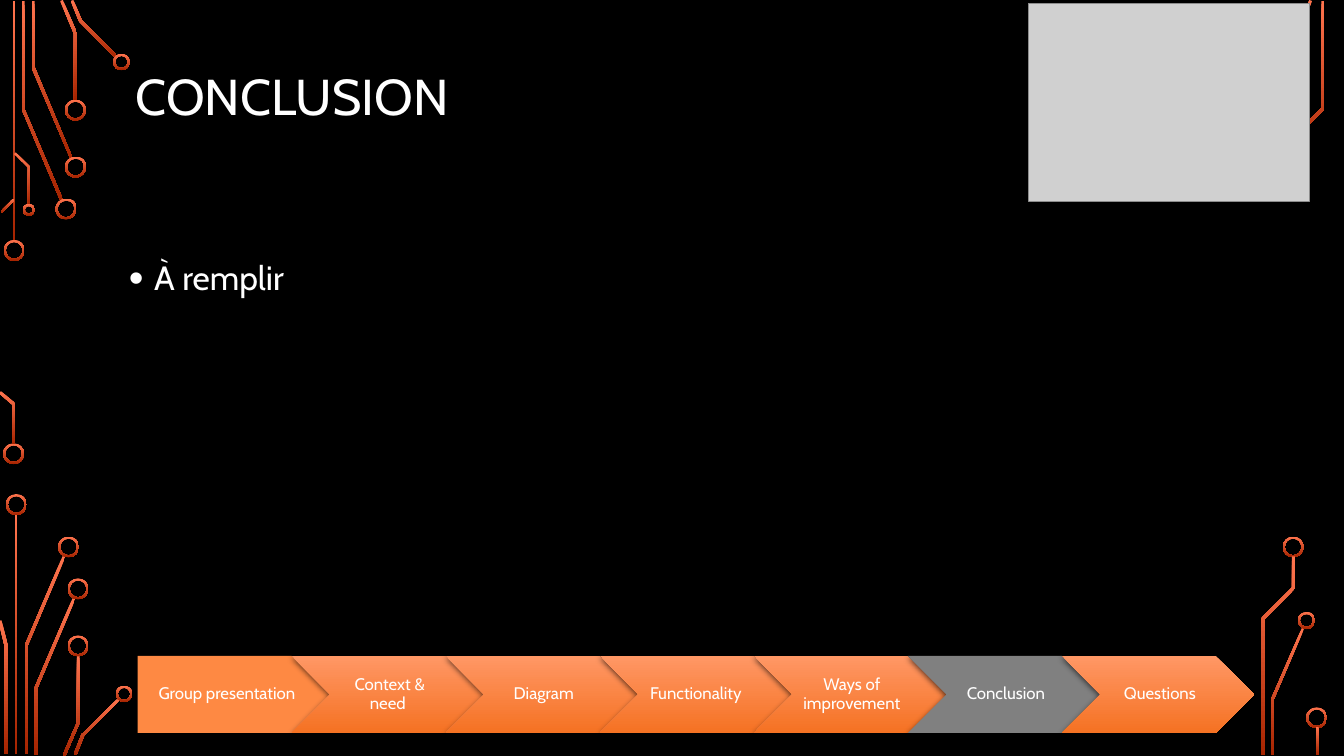
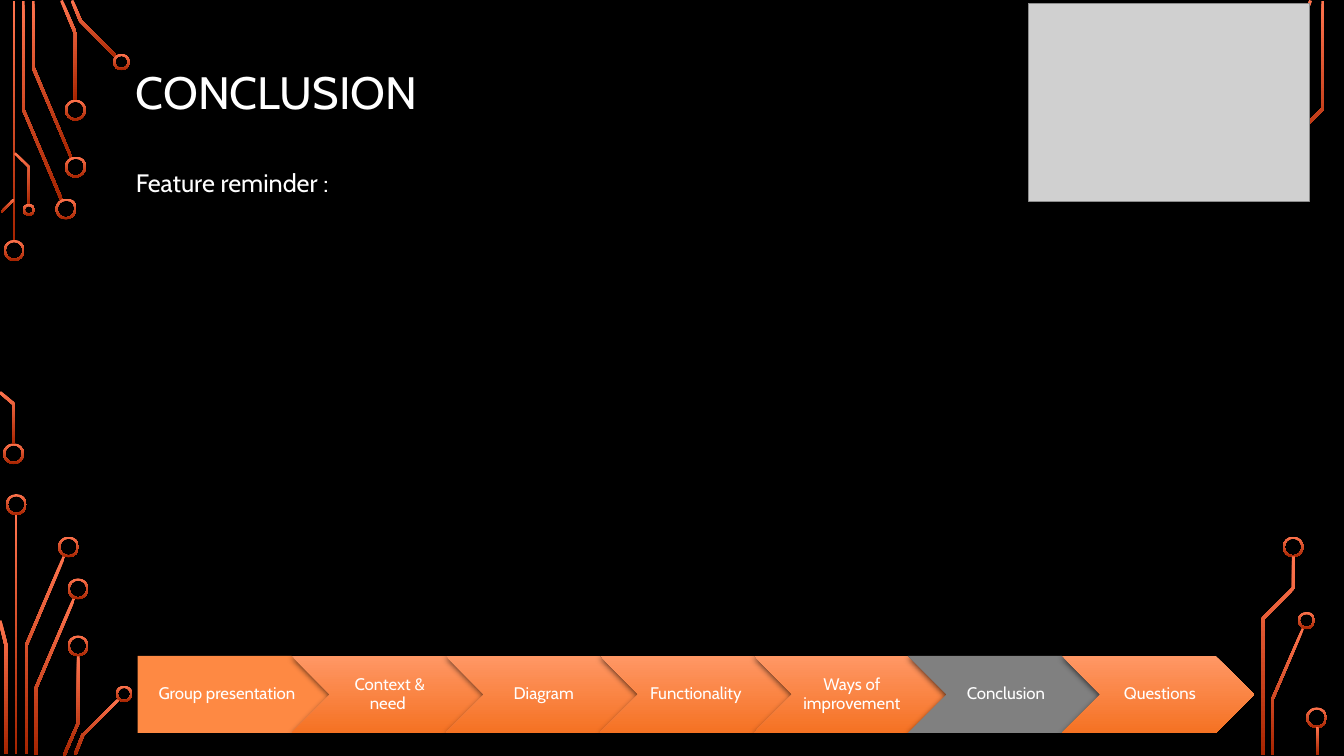
Before and after one commit to Paulbgt/Projet-Java, a slide deck: slide 19 of java project.pptx (slide 17 before the commit). Drawn at 1344x756 pixels with LibreOffice and Linux fonts; fonts in the diff are those of the drawing; grey boxes stand for pictures; background and template pictures are left out. Boxes give left, top, right and bottom in pixels: in the first picture for what was removed or moved away, otherwise in the second. Text is boxed around its words. In the diff, an @@ line names an element or a change of style, - is before the commit and + after.

```diff
--- a/java project.pptx
+++ b/java project.pptx
@@ title "CONCLUSION" at (136, 76, 418, 110): size 36 to 32.4 pt @@
@@ text added at (136, 173, 318, 193), 18 pt, text #FFFFFF @@
+Feature reminder :
@@ text removed at (154, 264, 284, 298) @@
-• À remplir
```
Also in this commit, not shown: 6 other slides changed, 2 slides added.
